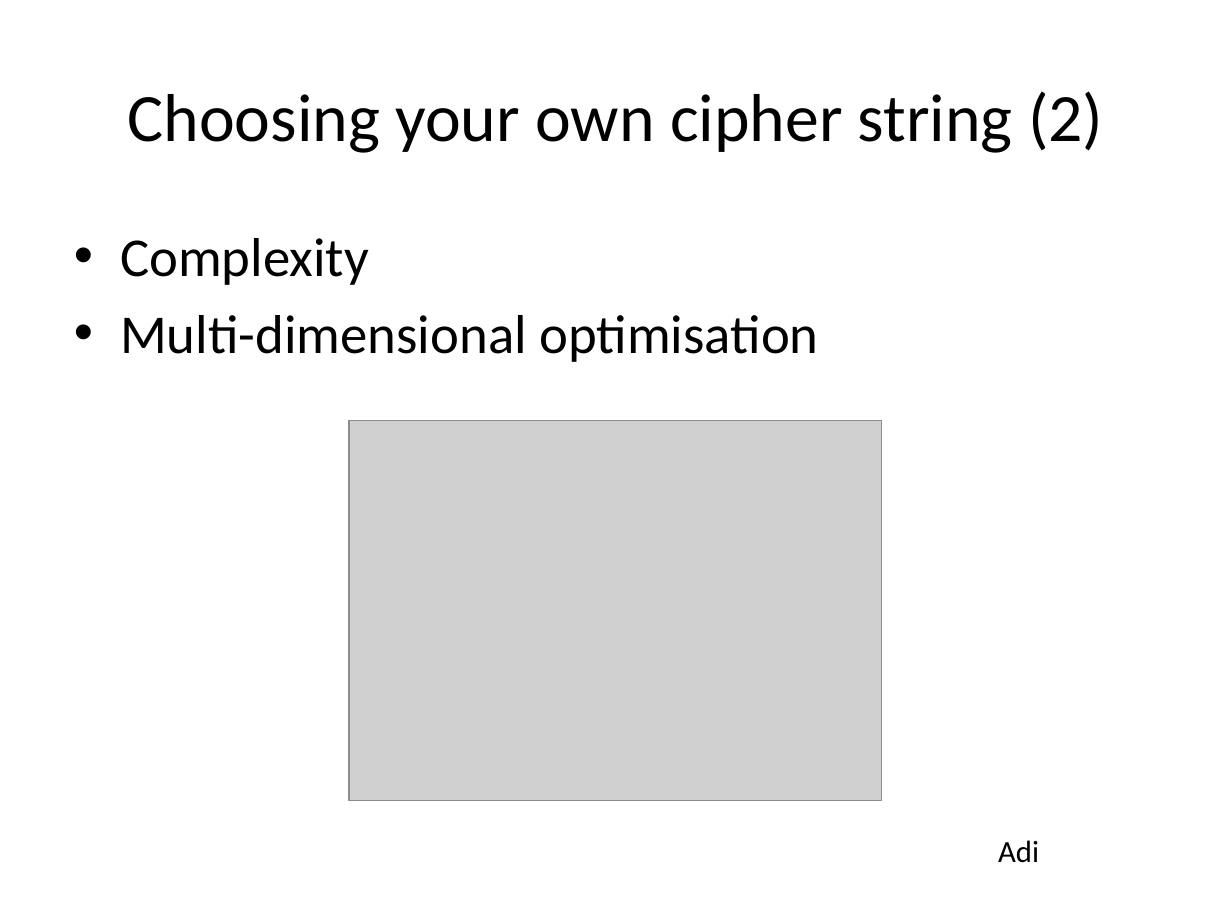
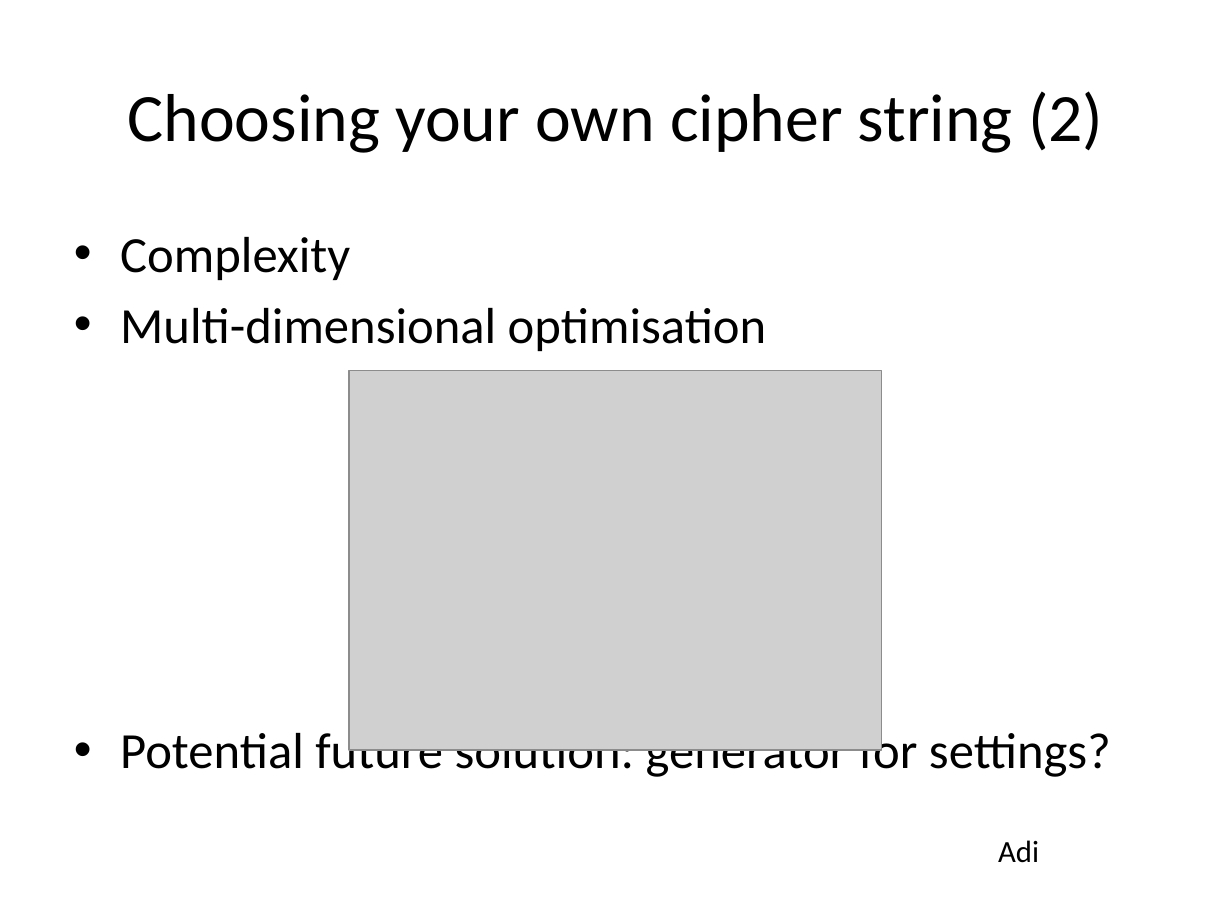
Before and after one commit to BetterCrypto/Applied-Crypto-Hardening, a slide deck: slide 27 of presentations/20131122-Deepsec-ACH project.pptx. Drawn at 1232x924 pixels with LibreOffice and Linux fonts; fonts in the diff are those of the drawing; grey boxes stand for pictures. Boxes give left, top, right and bottom in pixels: in the first picture for what was removed or moved away, otherwise in the second. Text is boxed around its words. In the diff, an @@ line names an element or a change of style, - is before the commit and + after.

```diff
--- a/presentations/20131122-Deepsec-ACH project.pptx
+++ b/presentations/20131122-Deepsec-ACH project.pptx
@@ text at [120,237,767,351]: size 32 to 29.6 pt in "Complexity", "Multi-dimensional optimisation" @@
@@ picture: place and size @@
-picture at [349,421,881,801]
+picture at [349,371,881,750]
@@ text at [120,727,1111,781]: paragraph added @@
+• Potential future solution: generator for settings?
```
Also in this commit, not shown: 5 other slides changed.
